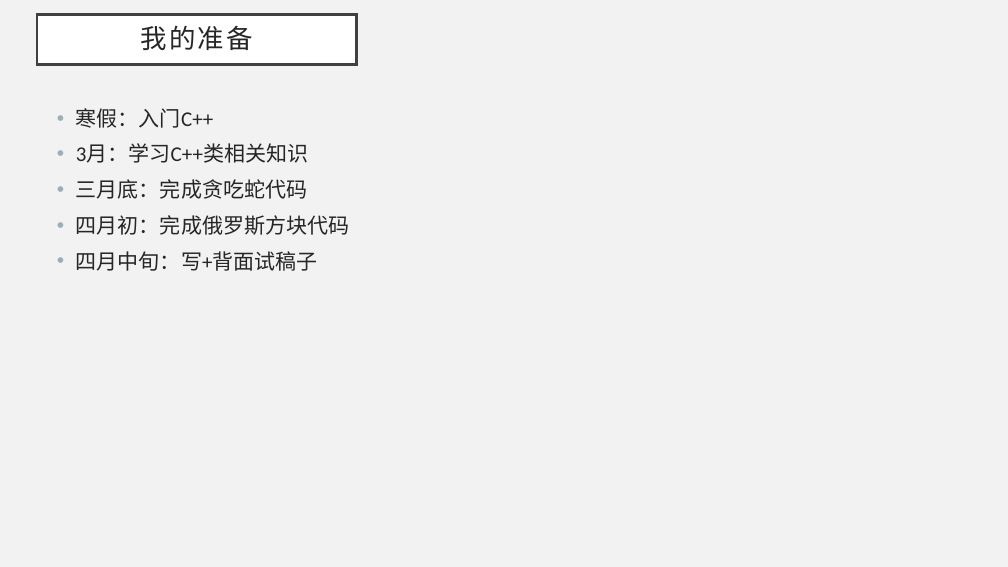
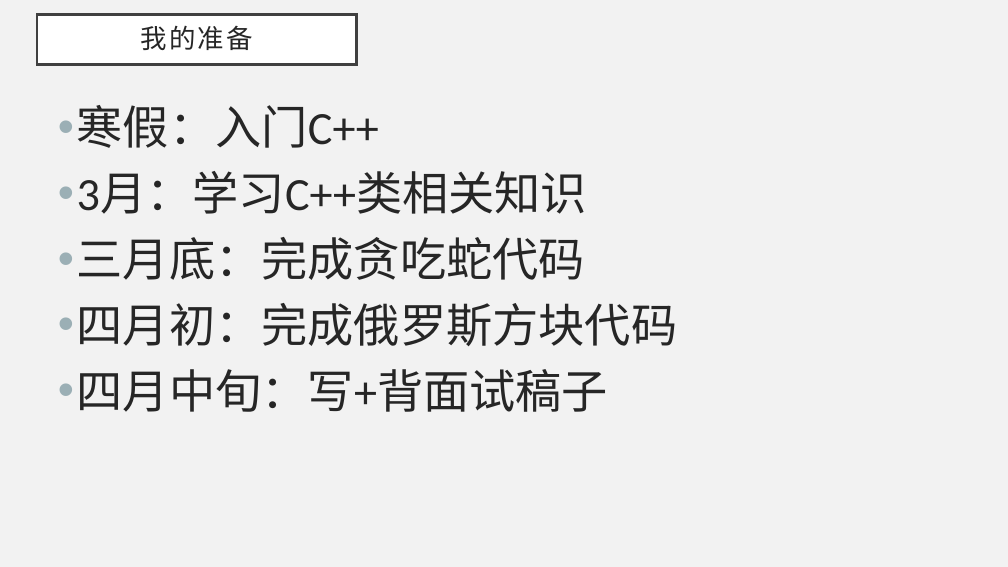
Before and after one commit to wangwangwang23333/PPT-Collections, a slide deck: slide 10 of 转专业讲座需要的物品/ppt.pptx (slide 8 before the commit). Drawn at 1008x567 pixels with LibreOffice and Linux fonts; fonts in the diff are those of the drawing. Boxes give left, top, right and bottom in pixels: in the first picture for what was removed or moved away, otherwise in the second. Text is boxed around its words. In the diff, an @@ line names an element or a change of style, - is before the commit and + after.

```diff
--- a/转专业讲座需要的物品/ppt.pptx
+++ b/转专业讲座需要的物品/ppt.pptx
@@ text "寒假：入门C++" at (77,105,678,412): size 20 to 44 pt @@
```
Also in this commit, not shown: 2 other slides changed, 4 slides added.
